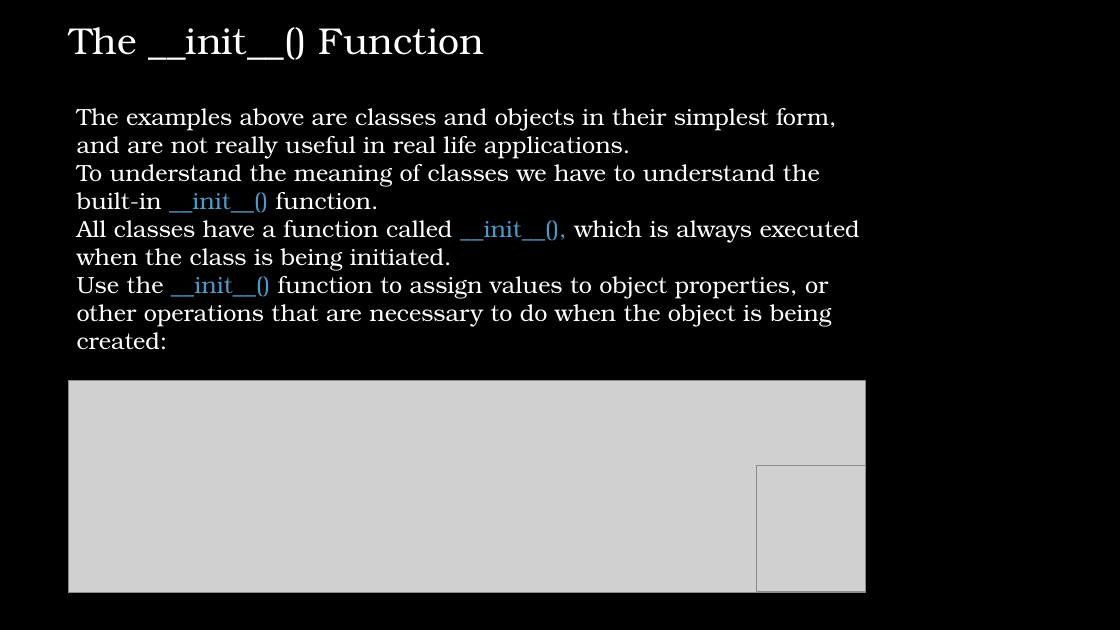
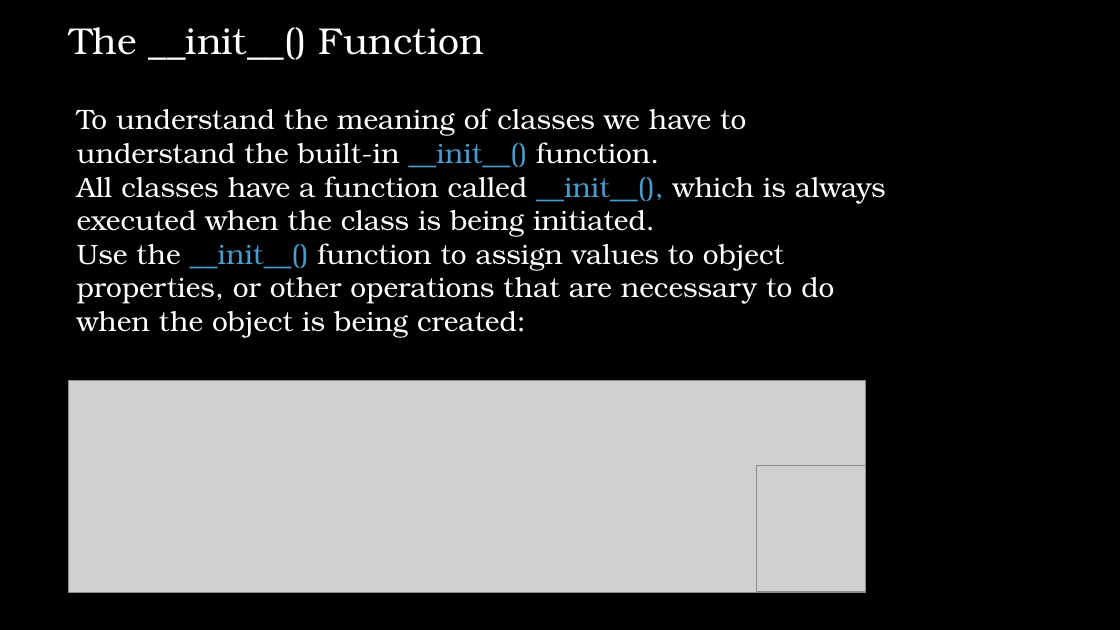
Before and after one commit to IlanSimchon/OOP_2023_Ariel, a slide deck: slide 9 of TA 6/advanced python.pptx. Drawn at 1120x630 pixels with LibreOffice and Linux fonts; fonts in the diff are those of the drawing; grey boxes stand for pictures; background and template pictures are left out. Boxes give left, top, right and bottom in pixels: in the first picture for what was removed or moved away, otherwise in the second. Text is boxed around its words. In the diff, an @@ line names an element or a change of style, - is before the commit and + after.

```diff
--- a/TA 6/advanced python.pptx
+++ b/TA 6/advanced python.pptx
@@ text "To understand the meaning of ..." at (x1=77, y1=108, x2=886, y2=338): size 20 to 24 pt @@
@@ text at (x1=77, y1=108, x2=836, y2=158): paragraph removed @@
-The examples above are classes and objects in their simplest form, and are not really useful in real life applications.
```
Also in this commit, not shown: 25 other slides changed, 3 slides added, 4 slides removed.
